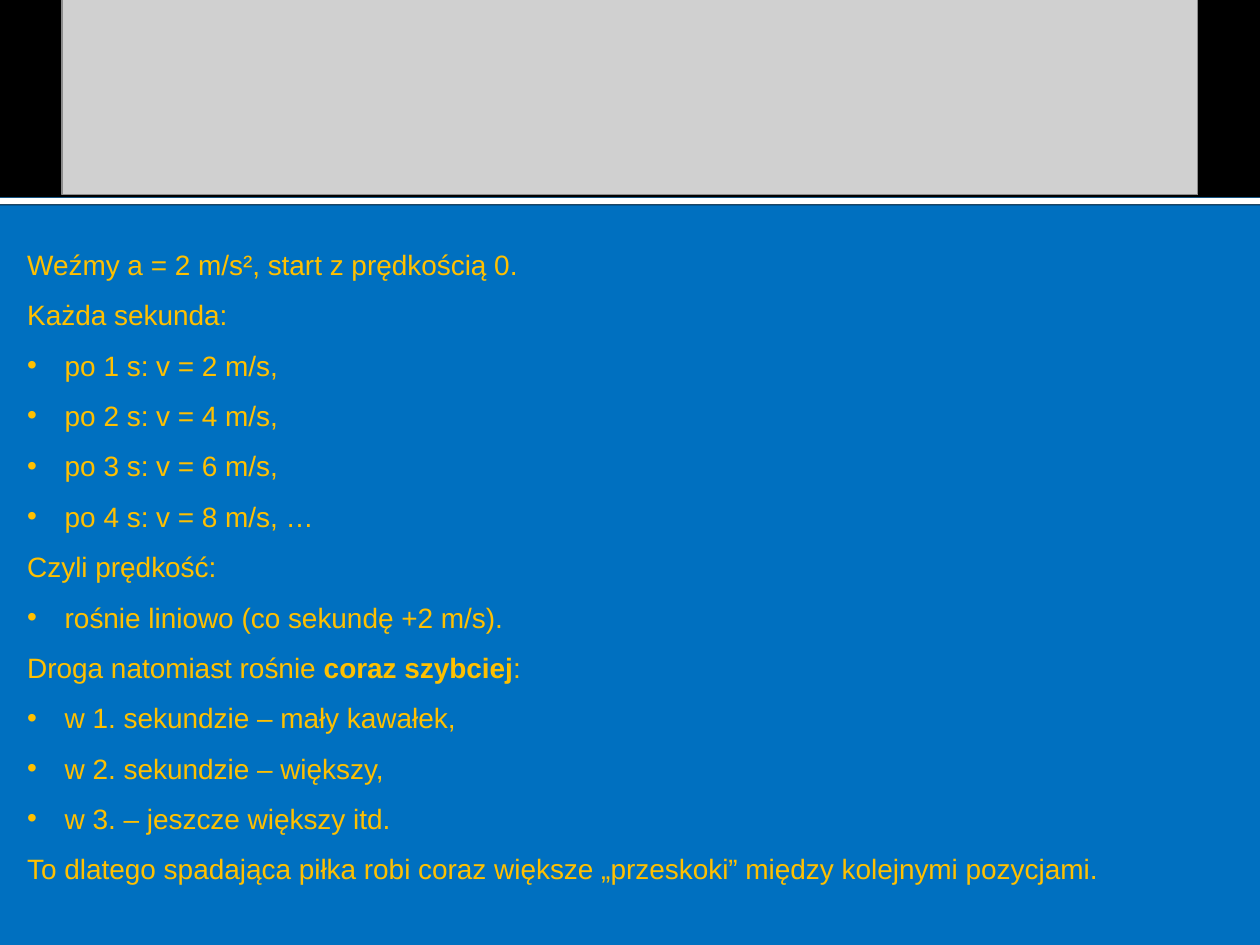
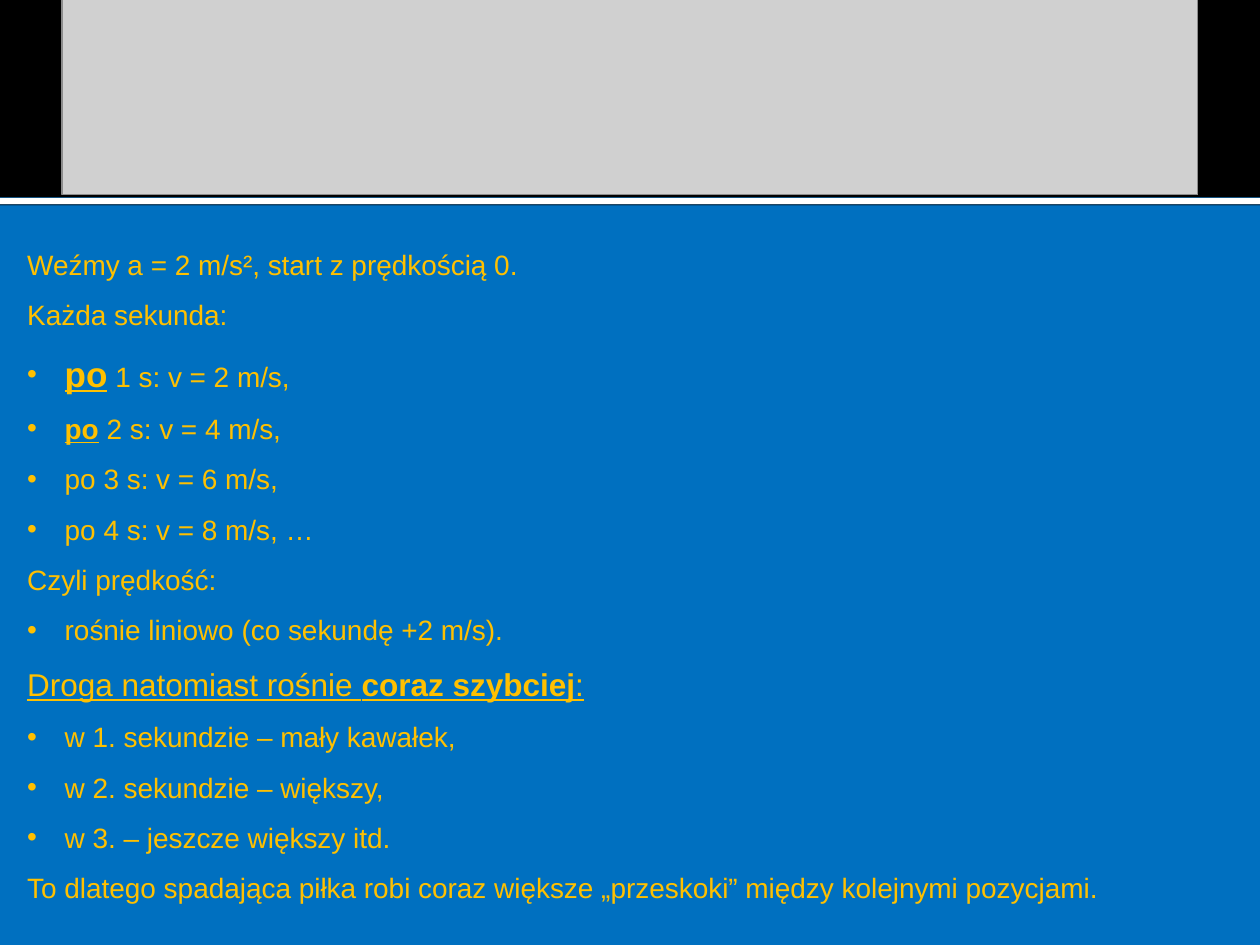
Before and after one commit to MichalMus/Fizyka-w-szkole, a slide deck: slide 11 of 4.Kinematyka/3.ruch prostoliniowy zmienny.ppt. Drawn at 1260x945 pixels with LibreOffice and Linux fonts; fonts in the diff are those of the drawing; grey boxes stand for pictures. Boxes give left, top, right and bottom in pixels: in the first picture for what was removed or moved away, otherwise in the second. Text is boxed around its words. In the diff, an @@ line names an element or a change of style, - is before the commit and + after.

```diff
--- a/4.Kinematyka/3.ruch prostoliniowy zmienny.ppt
+++ b/4.Kinematyka/3.ruch prostoliniowy zmienny.ppt
@@ text at (27,366,584,702): size 16 to 20 pt in "po"; bold on in "po", "po"; underline on in "po", "po", "Droga natomiast rośnie coraz szybciej:"; size 16 to 18 pt in "Droga natomiast rośnie coraz szybciej:" @@
```
Also in this commit, not shown: 6 other slides changed, 2 slides added, 1 slide removed, 4 other files.
